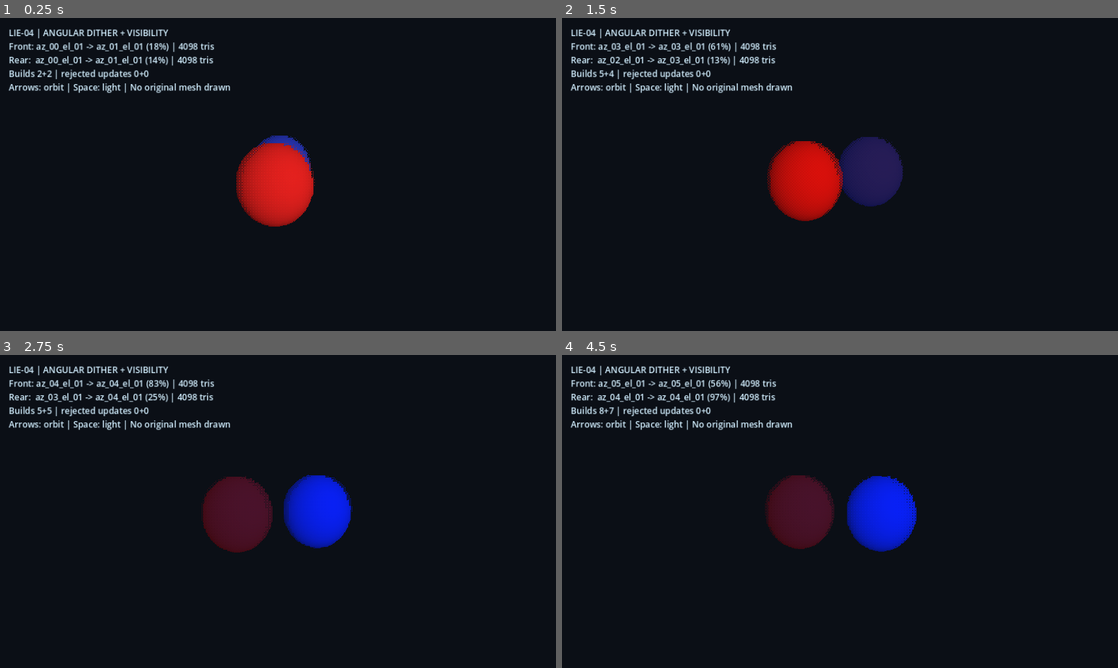
Above: before the commit, frames 1-4 (two rows, left to right).
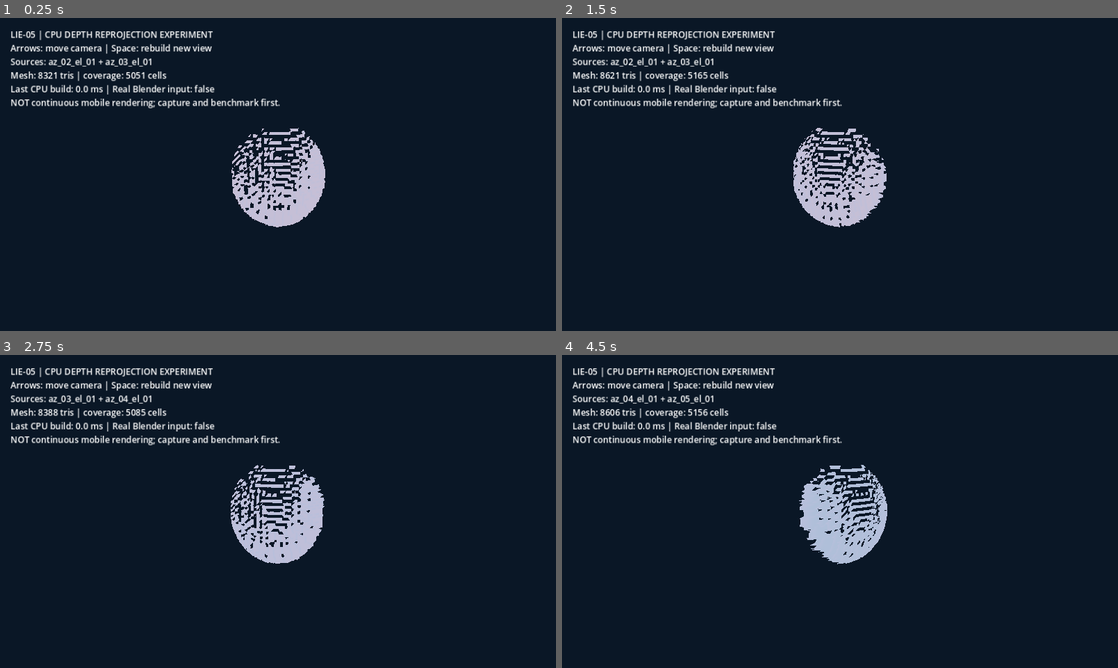
Above: after the commit, the same moments.

Repository: heliossamuelhernandezreyes/Lie-Engine
Game: Godot game, scene res://scenes/lie_reprojection_lab.tscn
Two runs of this game, one before a commit and one after it. Both use one fixed random seed, a clock stepped at 60 frames per second and the inputs below. Before the commit the project starts from res://scenes/lie_depth_lab.tscn.
Inputs:
- Up to frame 1 (0.25 s): no input
- Up to frame 2 (1.5 s): tap Enter (ui_accept) at 0.5, 0.77 s; hold Right (ui_right) 0.53-1.28 s; hold Left (ui_left) from 1.28 s (still down)
- Up to frame 3 (2.75 s): tap Enter (ui_accept) at 1.52 s; release Left (ui_left) at 2.03 s; hold Right (ui_right) from 2.03 s (still down)
- Up to frame 4 (4.5 s): tap Enter (ui_accept) at 3.02, 3.77 s; release Right (ui_right) at 3.53 s; hold Left (ui_left) from 3.53 s (still down)

The runs differ from the first frame. In frame 1, 8.0% of the frame differs, in the area x 1-59%, y 3-67%; in frame 2, 9.5%; in frame 3, 9.9%; in frame 4, 10%, in the area x 1-64%, y 3-67%.

Commit message:
docs(lie-05): make experimental reprojection lab runnable by default with transparent fallback labeling

Diff:
--- a/project.godot
+++ b/project.godot
@@ -2,9 +2,9 @@
 
 [application]
 
-config/name="Lie Engine | LIE-03"
-run/main_scene="res://scenes/lie_depth_lab.tscn"
-config/description="Research prototype: reconstructed depth surfaces with regular Godot Z occlusion."
+config/name="Lie Engine | LIE-05"
+run/main_scene="res://scenes/lie_reprojection_lab.tscn"
+config/description="Research prototype: camera-space depth-image reprojection and 3D Z fusion."
 
 [display]
 
Not shown, changed: .github/workflows/lie-01.yml
Not shown, changed: README.md
Not shown, changed: docs/ARCHITECTURE.md
Not shown, changed: docs/LIE_05_REPROJECTION.md
